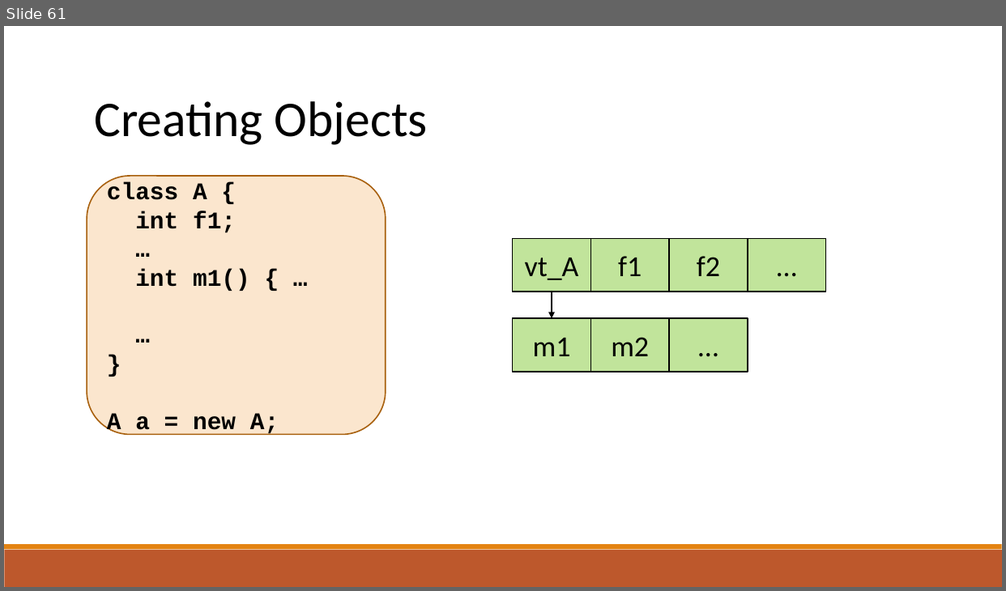
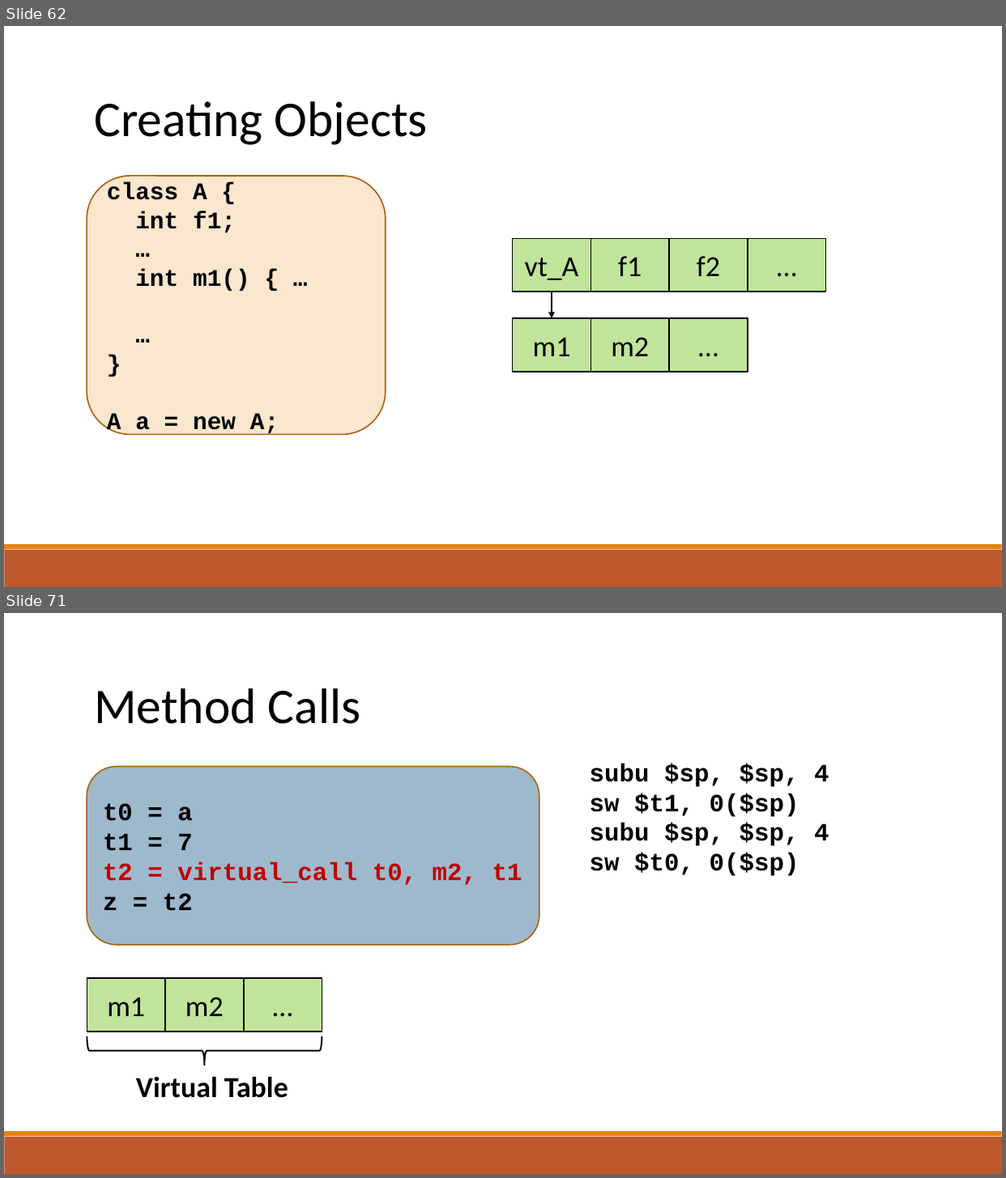
Before and after one commit to raghadzeidan/COMPILATION_TAU_FOR_STUDENTS, a slide deck: new_slides/codegen.pptx. Shown one above the other, each under a label of ours: slide 61 before the commit, slides 62 and 71 after it; the slides between them are not shown. The pictures are 1006x591 and 1006x1178 pixels, drawn with LibreOffice and Linux fonts; fonts in the diff are those of the drawing. Boxes give left, top, right and bottom in pixels: in the first picture for what was removed or moved away, otherwise in the second. Text is boxed around its words. In the diff, an @@ line names an element or a change of style, - is before the commit and + after.

```diff
--- a/new_slides/codegen.pptx
+++ b/new_slides/codegen.pptx
@@ slide 71 added at bbox=[4, 613, 1002, 1174], background #FFFFFF; not listed: 2 template elements that a slide beside it also shows @@
@@ text added at bbox=[94, 688, 361, 724], 48 pt, text #000000 @@
+Method Calls
@@ rounded rectangle added at bbox=[87, 766, 540, 944], fill #40749B at 50% opacity, outline #A9610D 1.25 pt, 24 pt, text #C00000, bold @@
+t0 = a
+t1 = 7
+t2 = virtual_call t0, m2, t1
+z = t2
@@ text added at bbox=[590, 763, 829, 876], 24 pt, text #000000, bold @@
+subu $sp, $sp, 4
+sw $t1, 0($sp)
+subu $sp, $sp, 4
+sw $t0, 0($sp)
@@ rectangle added at bbox=[87, 978, 166, 1032], fill #92D050 at 57% opacity, outline #000000 1.25 pt, 28 pt, text #000000 @@
+m1
@@ rectangle added at bbox=[165, 978, 244, 1032], fill #92D050 at 57% opacity, outline #000000 1.25 pt, 28 pt, text #000000 @@
+m2
@@ rectangle added at bbox=[244, 978, 322, 1032], fill #92D050 at 57% opacity, outline #000000 1.25 pt, 28 pt, text #000000 @@
+…
@@ left brace added at bbox=[87, 1037, 322, 1065], outline #000000 1.5 pt @@
@@ text added at bbox=[136, 1076, 288, 1098], 28 pt, text #000000, bold @@
+Virtual Table
@@ what was slide 61 is now slide 62 @@
```
Also in this commit, not shown: 11 slides changed, 12 other slides added, 1 other file.
